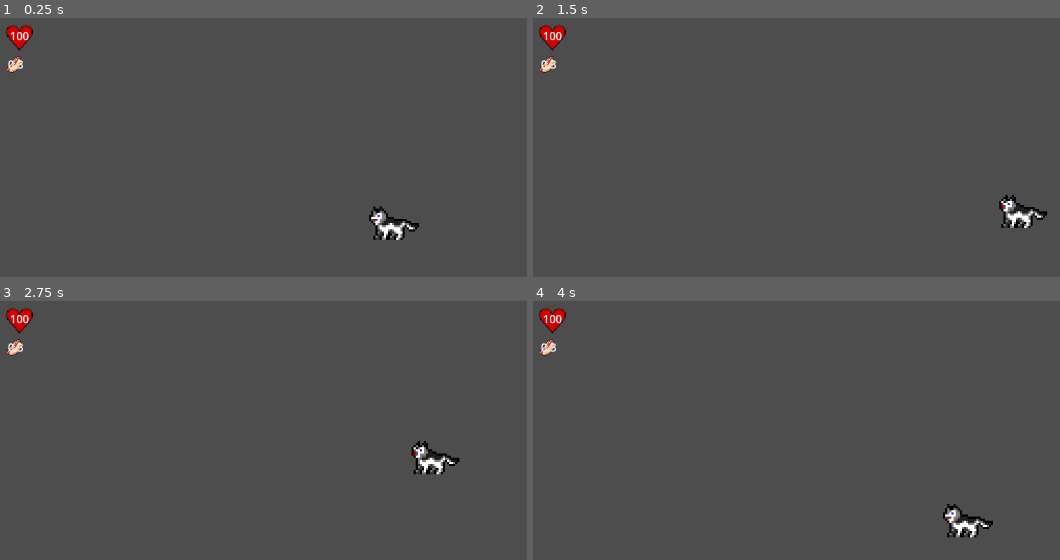
Above: before the commit, frames 1-4 (two rows, left to right).
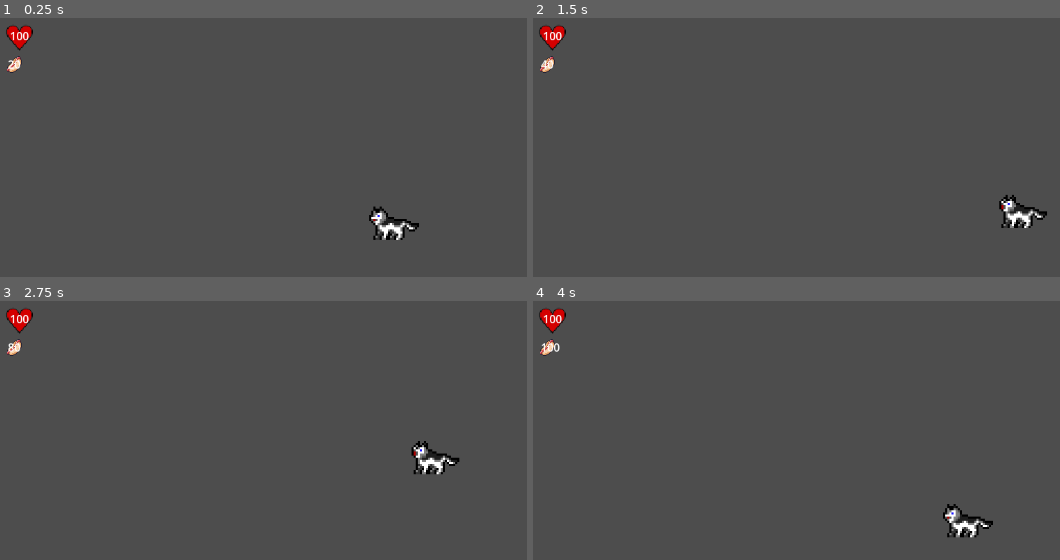
Above: after the commit, the same moments.

Repository: limbospoon/petgame
Game: Godot game, scene res://scenes/main.tscn
Same seed, same stepped clock (60 frames per second), same inputs: the game is played once before the commit and once after it.
Inputs (mouse positions are in pixels of both pictures, inside the frame that each line leads up to):
- Up to frame 1 (0.25 s): no input
- Up to frame 2 (1.5 s): tap Enter at 0.5 s; move the mouse to (outside the picture) at 0.52 s; click (outside the picture) at 0.67 s; move the mouse to (764, 264) at 1.27 s; click (764, 264) at 1.42 s
- Up to frame 3 (2.75 s): move the mouse to (474, 425) at 2.02 s; click (474, 425) at 2.17 s
- Up to frame 4 (4 s): move the mouse to (outside the picture) at 2.77 s; click (outside the picture) at 2.92 s; move the mouse to (outside the picture) at 3.52 s; click (outside the picture) at 3.67 s

The runs differ from the first frame. In frame 1, less than 0.1% of the frame differs, in the area x 1-5%, y 16-20%; in frame 2, less than 0.1%; in frame 3, less than 0.1%; in frame 4, less than 0.1%, in the area x 1-6%, y 16-20%.

Commit message:
combined dog stats into a single dict

Diff:
--- a/assets/scripts/dog.gd
+++ b/assets/scripts/dog.gd
@@ -9,26 +9,22 @@
 	get:
 		return speed
 
-var health := 100:
-	set(value):
-		health = clamp(value,0,100)
-		on_health_changed.emit()
-	get:
-		return health
-
-var hunger_stats = {
+var dog_stats = {
+	"health_stats": {
+		"MaxHealth": 100,
+		"CurrentHealth": 100
+	},
+	"hunger_stats": {
 		"MaxHunger": 100,
 		"CurrentHunger": 0,
-		"HungerIncreaseTime": 8.0,
-		"HungerIncreaseAmount": 0.3
+		"HungerIncreaseTime": 0.8,
+		"HungerIncreaseAmount": 20
+	},
 }
 
 var destination: Vector2
 var is_moving: bool = false
 
-var _hunger_stats:
-	get:
-		return hunger_stats
 
 func _ready():
 	hungry()
@@ -67,6 +63,7 @@
 
 func hungry():
 
+	var hunger_stats = dog_stats["hunger_stats"]
 	var _current_hunger = hunger_stats["CurrentHunger"]
 	var _hunger_increase = hunger_stats["HungerIncreaseAmount"]
 	var _increase_delay = hunger_stats["HungerIncreaseTime"]
@@ -74,10 +71,19 @@
 	#check if hunger is less then max hunger
 	if _current_hunger < hunger_stats["MaxHunger"]:
 		_current_hunger += _hunger_increase #increase hunger
-		hunger_stats["CurrentHunger"] = _current_hunger #update current hunger in dict
+		dog_stats["hunger_stats"]["CurrentHunger"] = _current_hunger #update current hunger in dict
 		on_hunger_changed.emit() #broadcast hunger change
 		await get_tree().create_timer(_increase_delay).timeout #delay increasing hunger again
 		hungry()
 	else:
-		hunger_stats["CurrentHunger"] = hunger_stats["MaxHunger"]
+		dog_stats["hunger_stats"]["CurrentHunger"] = hunger_stats["MaxHunger"]
 		on_hunger_changed.emit()
+
+func straving():
+	pass
+
+func get_current_hunger() -> float:
+	return dog_stats["hunger_stats"]["CurrentHunger"]
+
+func get_current_health() -> int:
+	return dog_stats["health_stats"]["CurrentHealth"]
--- a/assets/scripts/health_label.gd
+++ b/assets/scripts/health_label.gd
@@ -3,7 +3,7 @@
 
 # Called when the node enters the scene tree for the first time.
 func _ready():
-	text = str($"../Dog".health)
+	text = str($"../Dog".get_current_health())
 
 func _on_dog_on_health_changed():
-	text = str($"../Dog".health)
+	text = str($"../Dog".get_current_health())
--- a/assets/scripts/hunger.gd
+++ b/assets/scripts/hunger.gd
@@ -1,7 +1,7 @@
 extends Label
 
 func _ready():
-	text = str($"../Dog"._hunger_stats["CurrentHunger"])
+	text = str($"../Dog".get_current_hunger())
 
 func _on_dog_on_hunger_changed():
-	text = str($"../Dog"._hunger_stats["CurrentHunger"])
+	text = str($"../Dog".get_current_hunger())
--- a/scenes/main.tscn
+++ b/scenes/main.tscn
@@ -26,6 +26,5 @@
 
 [connection signal="mouse_clicked" from="Camera2D" to="Camera2D" method="_on_mouse_clicked"]
 [connection signal="mouse_clicked" from="Camera2D" to="Dog" method="_on_camera_2d_mouse_clicked"]
-[connection signal="on_health_changed" from="Dog" to="Camera2D" method="_on_dog_on_health_changed"]
 [connection signal="on_health_changed" from="Dog" to="HealthLabel" method="_on_dog_on_health_changed"]
 [connection signal="on_hunger_changed" from="Dog" to="Hunger" method="_on_dog_on_hunger_changed"]
